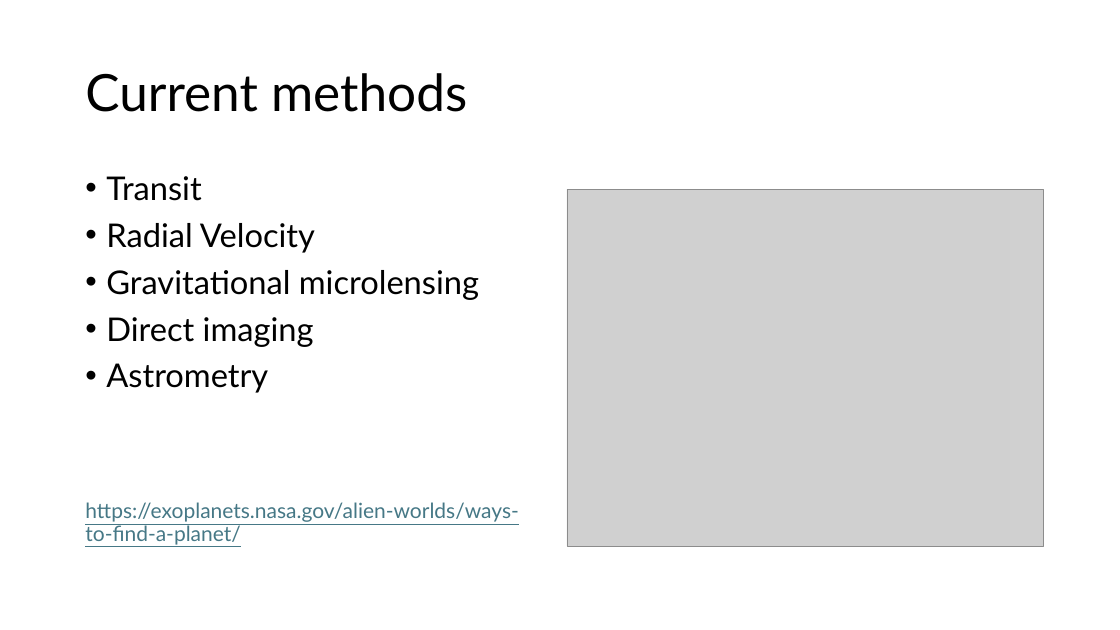
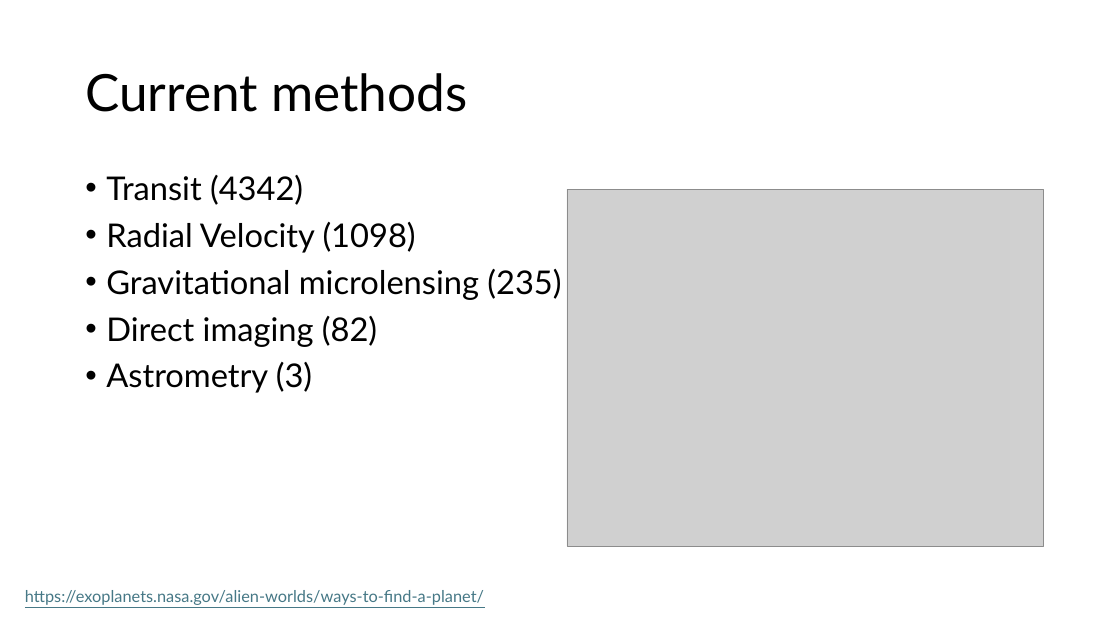
Before and after one commit to VForiel/PHISE, a slide deck: slide 6 of docs/Slides.pptx. Drawn at 1120x630 pixels with LibreOffice and Linux fonts; fonts in the diff are those of the drawing; grey boxes stand for pictures. Boxes give left, top, right and bottom in pixels: in the first picture for what was removed or moved away, otherwise in the second. Text is boxed around its words. In the diff, an @@ line names an element or a change of style, - is before the commit and + after.

```diff
--- a/docs/Slides.pptx
+++ b/docs/Slides.pptx
@@ text at [106, 175, 561, 393]: text changed @@
-• Transit
-• Radial Velocity
-• Gravitational microlensing
-• Direct imaging
-• Astrometry
-https://exoplanets.nasa.gov/alien-worlds/ways-to-find-a-planet/
+• Transit (4342)
+• Radial Velocity (1098)
+• Gravitational microlensing (235)
+• Direct imaging (82)
+• Astrometry (3)
@@ text added at [25, 590, 484, 605], 14 pt, text #467886, underline @@
+https://exoplanets.nasa.gov/alien-worlds/ways-to-find-a-planet/
```
Also in this commit, not shown: 4 other slides changed, 7 other files.
